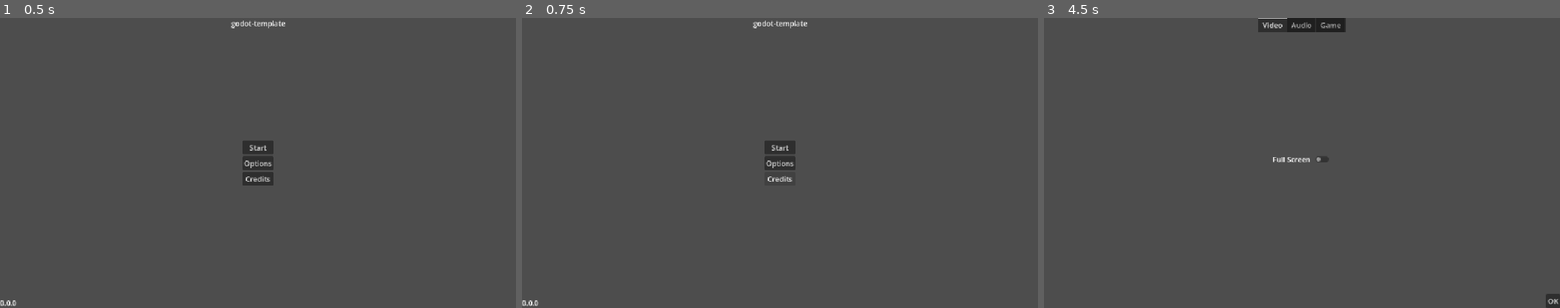
Above: before the commit, frames 1-3 (left to right).
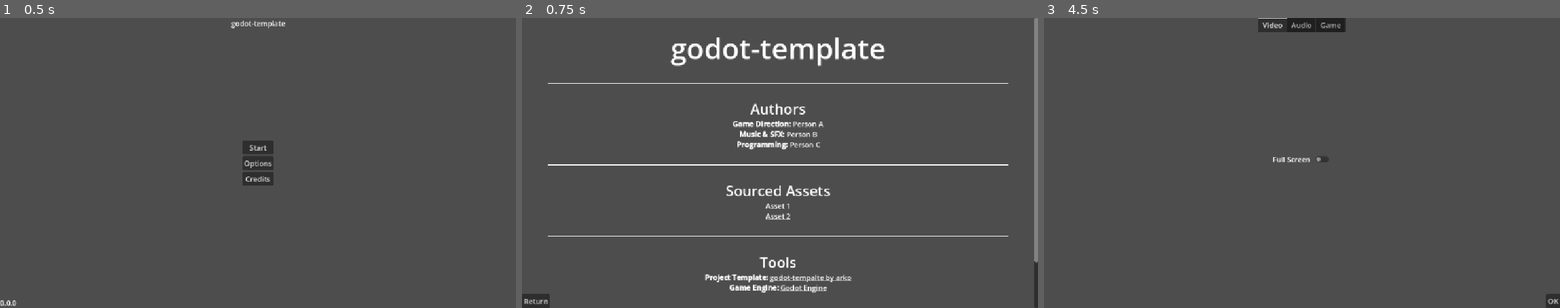
Above: after the commit, the same moments.

Repository: arko-poet/godot-template
Game: Godot game, scene res://scenes/menus/main_menu.tscn
Two runs of this game, one before a commit and one after it. Both use one fixed random seed, a clock stepped at 60 frames per second and the inputs below.
Inputs (mouse positions are in pixels of both pictures, inside the frame that each line leads up to):
- Up to frame 1 (0.5 s): no input
- Up to frame 2 (0.75 s): click "Credits" at 0.5 s
- Up to frame 3 (4.5 s): click (1059, 302) at 1.25 s, where only the run after the commit has a clickable "Return"; click "Start" at 2 s; click "Start" at 2.75 s; click "Start" at 3.5 s; click "Options" at 4.25 s

Frame 1 is identical in both runs. In frame 2, 5.8% of the frame differs, in the area x 0-100%, y 0-100%; in frame 3, nothing differs.

Commit message:
add credits scene

Diff:
--- /dev/null
+++ b/project/scenes/menus/credits.gd
@@ -0,0 +1,10 @@
+extends CanvasLayer
+
+@onready var credits_label: RichTextLabel = %CreditsLabel
+
+func _ready() -> void:
+	credits_label.text = credits_label.text % ProjectSettings.get_setting("application/config/name")
+
+
+func _on_exit_credits_button_pressed() -> void:
+	queue_free()
--- /dev/null
+++ b/project/scenes/menus/credits.tscn
@@ -0,0 +1,71 @@
+[gd_scene format=3 uid="uid://u4wnoweg0bmu"]
+
+[ext_resource type="Script" uid="uid://bu680gvmu0hh3" path="res://scenes/menus/credits.gd" id="1_cu0al"]
+
+[node name="CreditsLayer" type="CanvasLayer" unique_id=1987280426]
+script = ExtResource("1_cu0al")
+
+[node name="UI" type="Control" parent="." unique_id=1822568967]
+layout_mode = 3
+anchors_preset = 15
+anchor_right = 1.0
+anchor_bottom = 1.0
+grow_horizontal = 2
+grow_vertical = 2
+
+[node name="TextureRect" type="ColorRect" parent="UI" unique_id=556830306]
+layout_mode = 1
+anchors_preset = 15
+anchor_right = 1.0
+anchor_bottom = 1.0
+grow_horizontal = 2
+grow_vertical = 2
+color = Color(0.3019608, 0.3019608, 0.3019608, 1)
+
+[node name="CreditsLabel" type="RichTextLabel" parent="UI" unique_id=1809193118]
+unique_name_in_owner = true
+layout_mode = 1
+anchors_preset = 15
+anchor_right = 1.0
+anchor_bottom = 1.0
+grow_horizontal = 2
+grow_vertical = 2
+bbcode_enabled = true
+text = "[center]
+[font_size=64]%s[/font_size]
+
+[hr]
+
+[font_size=32]Authors[/font_size]
+[b]Game Direction:[/b] [url=https://example.com]Person A[/url]
+[b]Music & SFX:[/b] [url=https://example.com]Person B[/url]
+[b]Programming:[/b] [url=https://example.com]Person C[/url]
+
+[hr]
+
+[font_size=32]Sourced Assets[/font_size]
+[url=https://example.com]Asset 1[/url]
+[url=https://example.com]Asset 2[/url]
+
+[hr]
+
+[font_size=32]Tools[/font_size]
+[b]Project Template:[/b] [url=https://example.com]godot-tempalte by arko[/url]
+[b]Game Engine:[/b] [url=https://example.com]Godot Engine[/url]
+
+[hr]
+
+[font_size=64]Thank you for playing![/font_size]
+[/center]"
+
+[node name="ExitCreditsButton" type="Button" parent="UI" unique_id=249258513]
+layout_mode = 1
+anchors_preset = 2
+anchor_top = 1.0
+anchor_bottom = 1.0
+offset_top = -31.0
+offset_right = 62.0
+grow_vertical = 0
+text = "Return"
+
+[connection signal="pressed" from="UI/ExitCreditsButton" to="." method="_on_exit_credits_button_pressed"]
--- a/project/scenes/menus/main_menu.gd
+++ b/project/scenes/menus/main_menu.gd
@@ -1,6 +1,7 @@
 extends Node
 
 @export var options_menu_scene: PackedScene
+@export var credits_scene: PackedScene
 
 @onready var title_label: Label = %TitleLabel
 @onready var version_label: Label = %VersionLabel
@@ -18,3 +19,8 @@
 func _on_options_button_pressed() -> void:
 	var options_menu := options_menu_scene.instantiate()
 	add_child(options_menu)
+
+
+func _on_credits_button_pressed() -> void:
+	var credits := credits_scene.instantiate()
+	add_child(credits)
--- a/project/scenes/menus/main_menu.tscn
+++ b/project/scenes/menus/main_menu.tscn
@@ -1,11 +1,13 @@
 [gd_scene format=3 uid="uid://dsdmcnxnoe7br"]
 
-[ext_resource type="Script" uid="uid://dckrafdur0rqe" path="res://scenes/menus/main_menu.gd" id="1_nl8w3"]
-[ext_resource type="PackedScene" uid="uid://yt0chm4uh8tb" path="res://scenes/menus/options_menu.tscn" id="2_3rkf3"]
+[ext_resource type="Script" uid="uid://dckrafdur0rqe" path="res://scenes/menus/main_menu.gd" id="1_ovrgc"]
+[ext_resource type="PackedScene" uid="uid://yt0chm4uh8tb" path="res://scenes/menus/options_menu.tscn" id="2_2o76q"]
+[ext_resource type="PackedScene" uid="uid://u4wnoweg0bmu" path="res://scenes/menus/credits.tscn" id="3_2o76q"]
 
 [node name="MainMenu" type="Node" unique_id=939735052]
-script = ExtResource("1_nl8w3")
-options_menu_scene = ExtResource("2_3rkf3")
+script = ExtResource("1_ovrgc")
+options_menu_scene = ExtResource("2_2o76q")
+credits_scene = ExtResource("3_2o76q")
 
 [node name="UI" type="Control" parent="." unique_id=459206347]
 layout_mode = 3
@@ -68,3 +70,4 @@
 text = "0.0.0"
 
 [connection signal="pressed" from="UI/MenuButtons/OptionsButton" to="." method="_on_options_button_pressed"]
+[connection signal="pressed" from="UI/MenuButtons/CreditsButton" to="." method="_on_credits_button_pressed"]
Not shown, added: project/scenes/menus/credits.gd.uid
Not shown, changed: docs/dev_notes/dev-notes/27-08-2026.md
